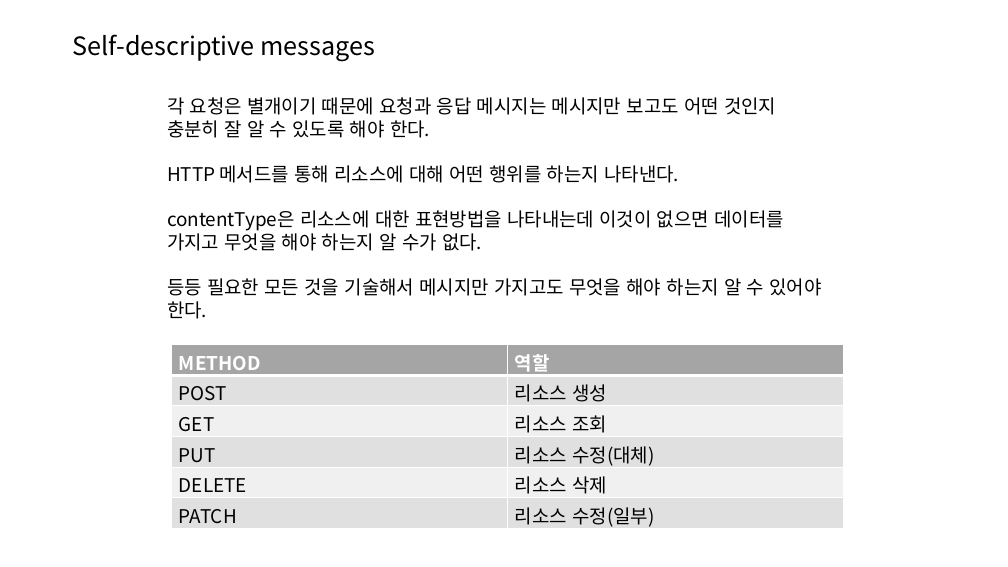
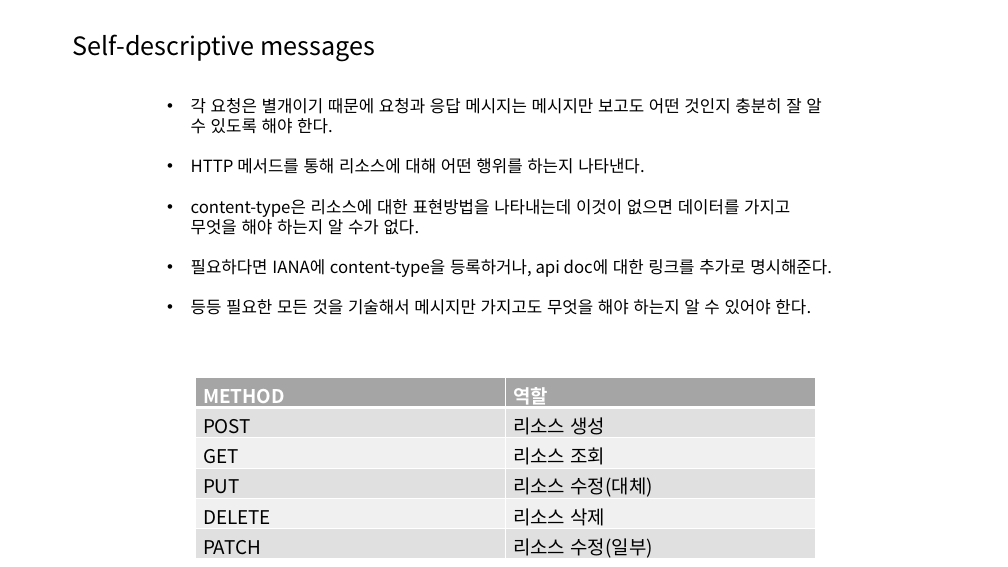
Before and after one commit to joonYK/study-boot-rest, a slide deck: slide 18 of SpringBoot Rest API.pptx. Drawn at 1008x567 pixels with LibreOffice and Linux fonts; fonts in the diff are those of the drawing. Boxes give left, top, right and bottom in pixels: in the first picture for what was removed or moved away, otherwise in the second. Text is boxed around its words. In the diff, an @@ line names an element or a change of style, - is before the commit and + after.

```diff
--- a/SpringBoot Rest API.pptx
+++ b/SpringBoot Rest API.pptx
@@ text at (191,98,821,315): size 18 to 16 pt in "각 요청은 별개이기 때문에 요청과 응답 메시지는 ...", "HTTP 메서드를 통해 리소스에 대해 어떤 행위를 ...", "등등 필요한 모든 것을 기술해서 메시지만 가지고도 ..."; bullet none to • @@
@@ text at (191,199,832,277): text changed; size 18 to 16 pt @@
-contentType은 리소스에 대한 표현방법을 나타내는데 이것이 없으면 데이터를 가지고 무엇을 해야 하는지 알 수가 없다.
+• content-type은 리소스에 대한 표현방법을 나타내는데 이것이 없으면 데이터를 가지고 무엇을 해야 하는지 알 수가 없다.
+• 필요하다면 IANA에 content-type을 등록하거나, api doc에 대한 링크를 추가로 명시해준다.
@@ table: place and size @@
-table at (172,345,843,531)
+table at (196,377,816,562)
```
Also in this commit, not shown: 3 other slides changed, 1 slide added.
